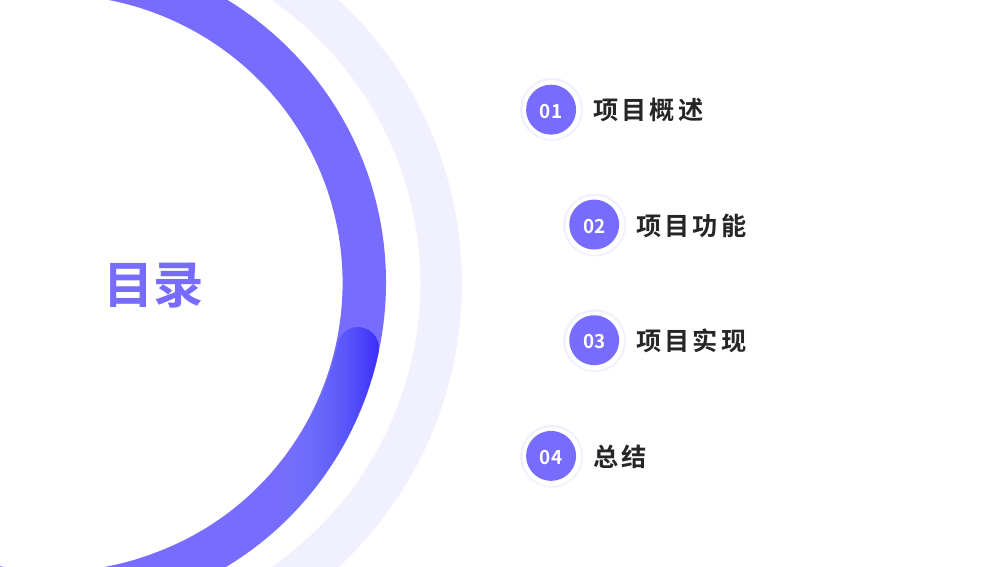
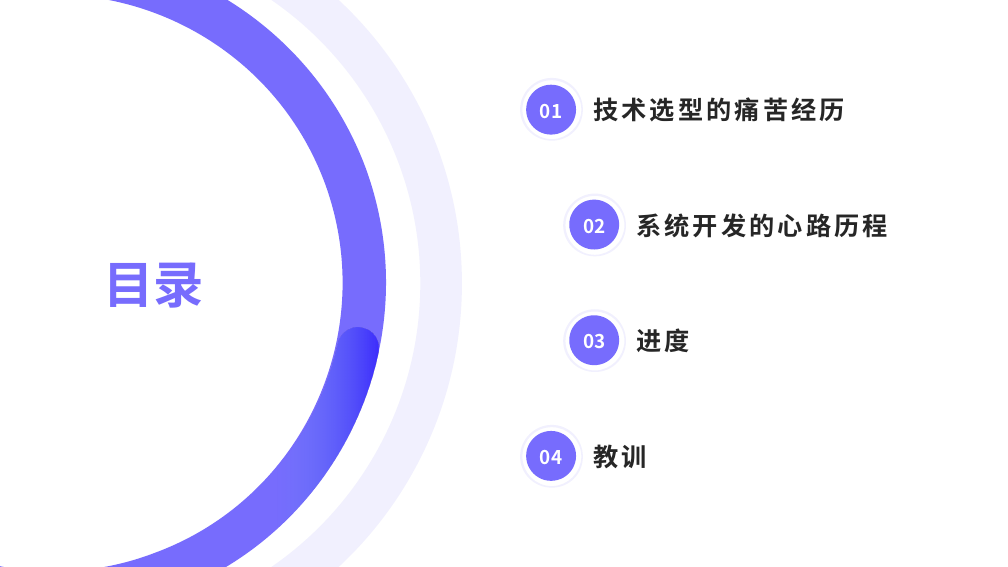
Before and after one commit to EldenPdx/Easy-ChatGPT, a slide deck: slide 2 of RustChatGPT答辩.pptx. Drawn at 1008x567 pixels with LibreOffice and Linux fonts; fonts in the diff are those of the drawing. Boxes give left, top, right and bottom in pixels: in the first picture for what was removed or moved away, otherwise in the second. Text is boxed around its words. In the diff, an @@ line names an element or a change of style, - is before the commit and + after.

```diff
--- a/RustChatGPT答辩.pptx
+++ b/RustChatGPT答辩.pptx
@@ text at (x1=593, y1=97, x2=845, y2=122): text changed @@
-项目概述
+技术选型的痛苦经历
@@ text at (x1=636, y1=213, x2=888, y2=238): text changed @@
-项目功能
+系统开发的心路历程
@@ text at (x1=636, y1=328, x2=690, y2=352): text changed @@
-项目实现
+进度
@@ text at (x1=593, y1=444, x2=647, y2=468): text changed @@
-总结
+教训
```
Also in this commit, not shown: 7 other slides changed, 3 slides added, 2 slides removed, 29 other files.
